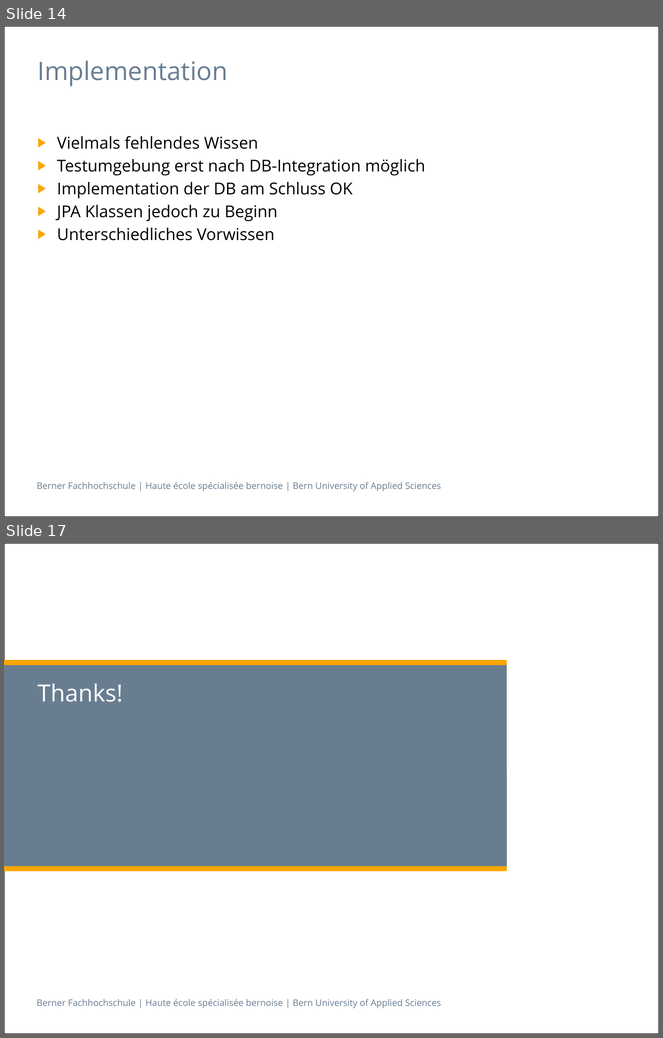
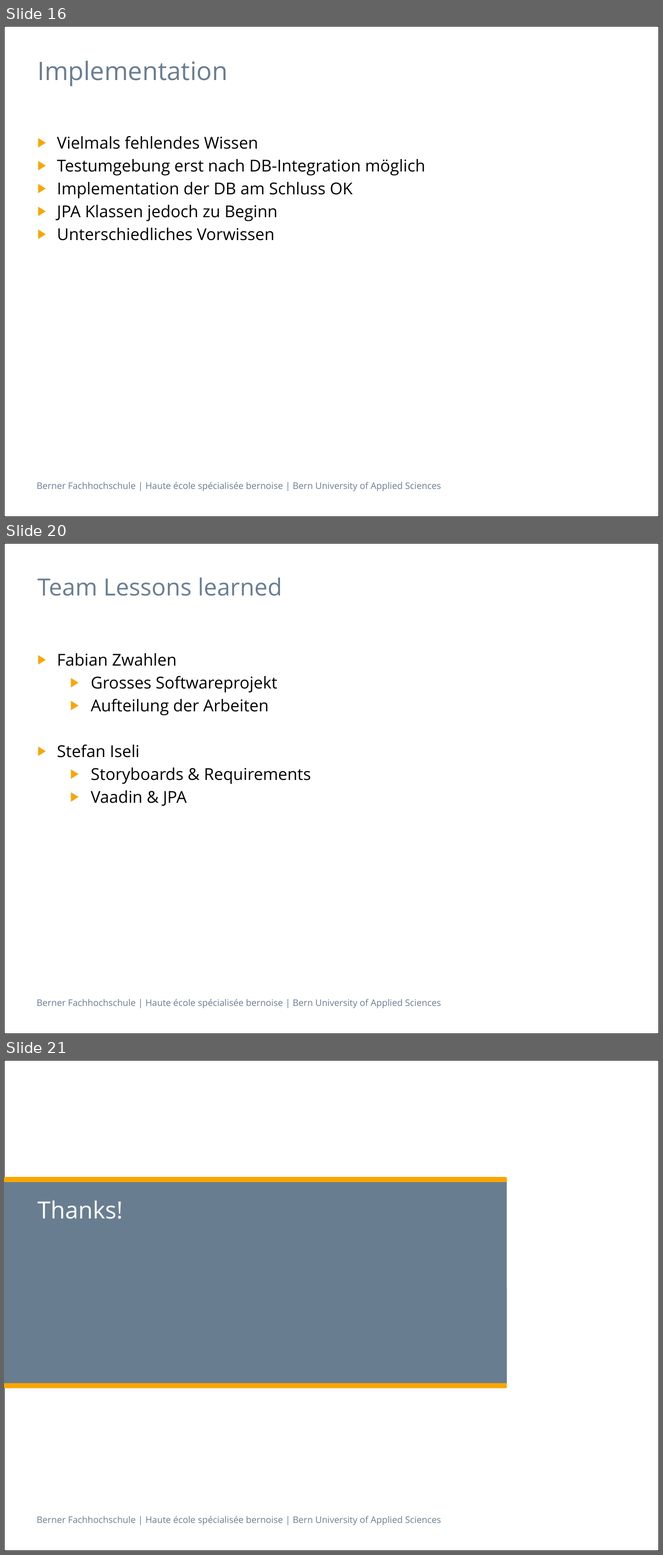
Before and after one commit to isels1/ch.bfh.btx8081.w2015.blue, a slide deck: doc/task14/Task14.pptx. Shown one above the other, each under a label of ours: slides 14 and 17 before the commit, slides 16, 20 and 21 after it; the slides between them are not shown. The pictures are 663x1038 and 663x1555 pixels, drawn with LibreOffice and Linux fonts; fonts in the diff are those of the drawing. Boxes give left, top, right and bottom in pixels: in the first picture for what was removed or moved away, otherwise in the second. Text is boxed around its words. In the diff, an @@ line names an element or a change of style, - is before the commit and + after.

```diff
--- a/doc/task14/Task14.pptx
+++ b/doc/task14/Task14.pptx
@@ slide 20 added at bbox=[4, 543, 659, 1034], background #FFFFFF; not listed: 2 template elements that a slide beside it also shows @@
@@ title added at bbox=[37, 577, 282, 596], 26 pt, text #697D91 @@
+Team Lessons learned
@@ text added at bbox=[57, 653, 311, 806], 18 pt, text #000000 @@
+▶ Fabian Zwahlen
+  ▶ Grosses Softwareprojekt
+  ▶ Aufteilung der Arbeiten
+▶ Stefan Iseli
+  ▶ Storyboards & Requirements
+  ▶ Vaadin & JPA
@@ what was slide 14 is now slide 16 @@
@@ what was slide 17 is now slide 21 @@
```
Also in this commit, not shown: 4 slides changed, 3 other slides added.
